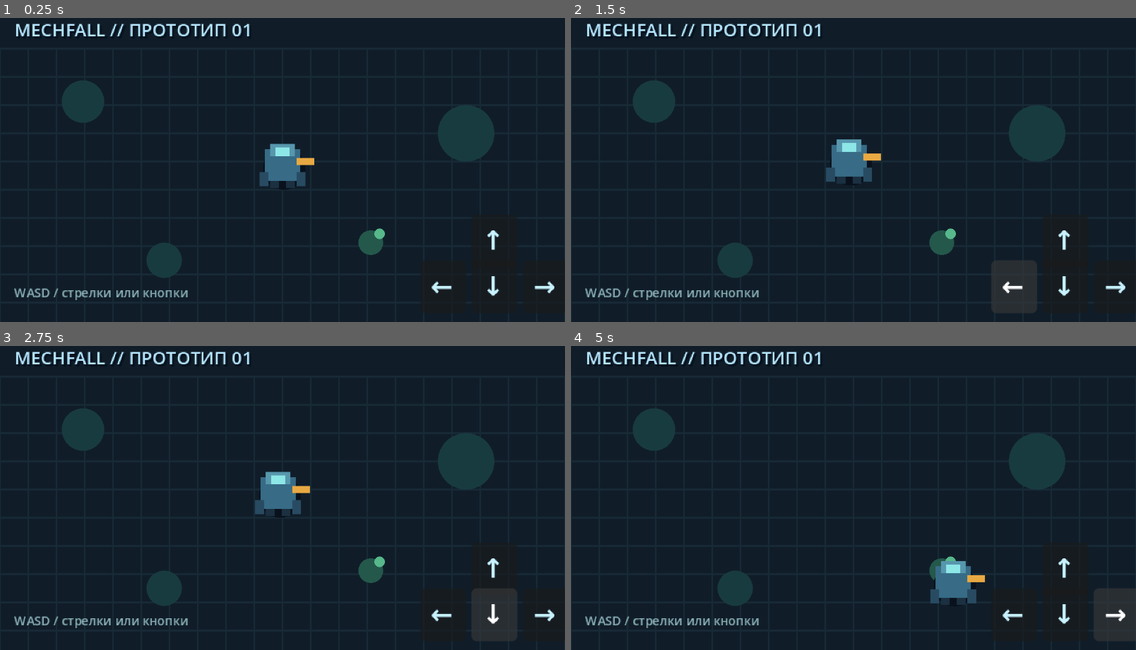
Above: before the commit, frames 1-4 (two rows, left to right).
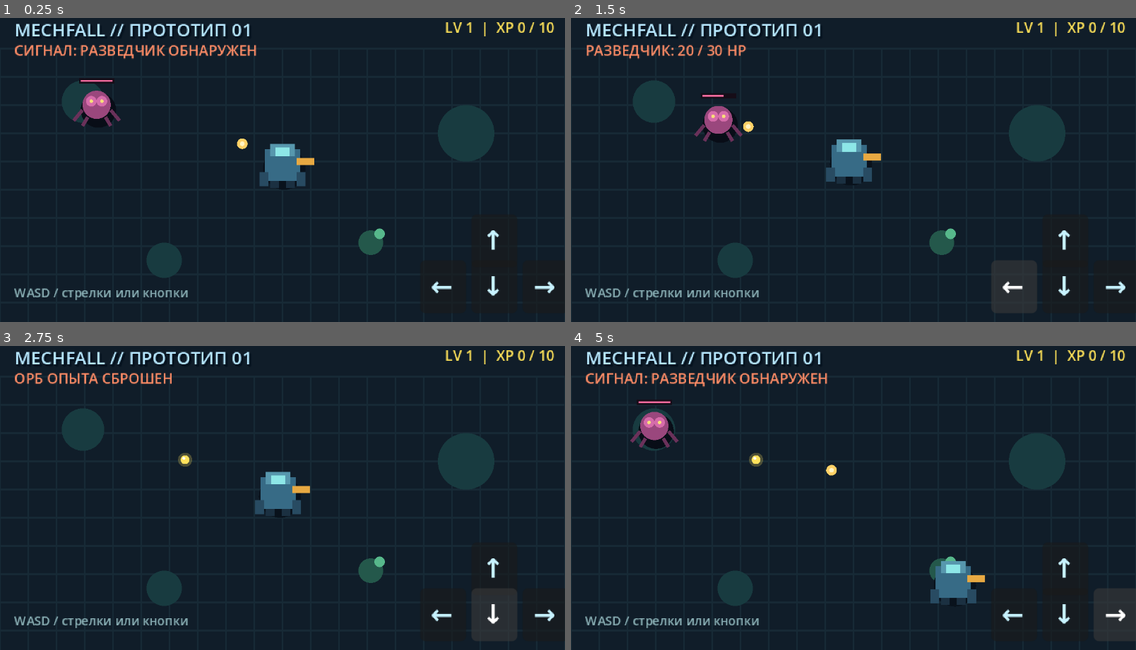
Above: after the commit, the same moments.

Repository: t1mpossible/mech-survivors-
Game: Godot game, scene res://scenes/main.tscn
The game is run twice, just before and just after one commit, with the same random seed, the same clock (stepped at 60 frames per second) and the same inputs.
Inputs:
- Up to frame 1 (0.25 s): no input
- Up to frame 2 (1.5 s): click "↑" at 0.5 s; click "←" at 1.25 s
- Up to frame 3 (2.75 s): click "↓" at 2 s
- Up to frame 4 (5 s): click "→" at 2.75 s; tap Enter at 3.5 s; hold D (move_right) 3.53-4.28 s; hold S (move_down) from 4.28 s (still down)

The runs differ from the first frame. In frame 1, 1.7% of the frame differs, in the area x 2-99%, y 1-44%; in frame 2, 1.4%; in frame 3, 0.9%; in frame 4, 2.0%, in the area x 2-99%, y 1-43%.

Commit message:
Add combat experience and upgrade choices

Diff:
--- /dev/null
+++ b/scenes/alien_scout.tscn
@@ -0,0 +1,6 @@
+[gd_scene load_steps=2 format=3]
+
+[ext_resource type="Script" path="res://scripts/alien_scout.gd" id="1_scout"]
+
+[node name="AlienScout" type="Node2D"]
+script = ExtResource("1_scout")
--- a/scenes/main.tscn
+++ b/scenes/main.tscn
@@ -1,9 +1,19 @@
-[gd_scene load_steps=2 format=3]
+[gd_scene load_steps=5 format=3]
 
 [ext_resource type="Script" path="res://scripts/main.gd" id="1_main"]
+[ext_resource type="PackedScene" path="res://scenes/alien_scout.tscn" id="2_scout"]
+[ext_resource type="PackedScene" path="res://scenes/plasma_round.tscn" id="3_round"]
+[ext_resource type="PackedScene" path="res://scenes/xp_orb.tscn" id="4_orb"]
 
 [node name="Main" type="Node2D"]
 script = ExtResource("1_main")
+
+[node name="Scout" parent="." instance=ExtResource("2_scout")]
+position = Vector2(49, 55)
+
+[node name="Projectiles" type="Node2D" parent="."]
+
+[node name="Pickups" type="Node2D" parent="."]
 
 [node name="Hud" type="CanvasLayer" parent="."]
 
@@ -27,6 +37,74 @@
 theme_override_colors/font_color = Color(0.55, 0.7, 0.72, 1)
 theme_override_font_sizes/font_size = 7
 text = "WASD / стрелки или кнопки"
+
+[node name="EnemyStatus" type="Label" parent="Hud"]
+offset_left = 8.0
+offset_top = 20.0
+offset_right = 180.0
+offset_bottom = 33.0
+theme_override_colors/font_color = Color(1, 0.55, 0.4, 1)
+theme_override_font_sizes/font_size = 8
+text = "СИГНАЛ: РАЗВЕДЧИК ОБНАРУЖЕН"
+
+[node name="Experience" type="Label" parent="Hud"]
+offset_left = 205.0
+offset_top = 7.0
+offset_right = 314.0
+offset_bottom = 18.0
+horizontal_alignment = 2
+theme_override_colors/font_color = Color(1, 0.89, 0.35, 1)
+theme_override_font_sizes/font_size = 8
+text = "LV 1  |  XP 0 / 10"
+
+[node name="UpgradePanel" type="Panel" parent="Hud"]
+visible = false
+offset_left = 42.0
+offset_top = 38.0
+offset_right = 278.0
+offset_bottom = 143.0
+theme_override_styles/panel = null
+
+[node name="Title" type="Label" parent="Hud/UpgradePanel"]
+offset_left = 10.0
+offset_top = 8.0
+offset_right = 226.0
+offset_bottom = 24.0
+horizontal_alignment = 1
+theme_override_colors/font_color = Color(1, 0.85, 0.3, 1)
+theme_override_font_sizes/font_size = 12
+text = "НОВЫЙ УРОВЕНЬ"
+
+[node name="Subtitle" type="Label" parent="Hud/UpgradePanel"]
+offset_left = 10.0
+offset_top = 24.0
+offset_right = 226.0
+offset_bottom = 36.0
+horizontal_alignment = 1
+theme_override_colors/font_color = Color(0.7, 0.85, 0.9, 1)
+theme_override_font_sizes/font_size = 7
+text = "Выберите одно улучшение"
+
+[node name="OptionA" type="Button" parent="Hud/UpgradePanel"]
+offset_left = 12.0
+offset_top = 43.0
+offset_right = 224.0
+offset_bottom = 59.0
+theme_override_font_sizes/font_size = 7
+
+[node name="OptionB" type="Button" parent="Hud/UpgradePanel"]
+offset_left = 12.0
+offset_top = 64.0
+offset_right = 224.0
+offset_bottom = 80.0
+theme_override_font_sizes/font_size = 7
+
+[node name="OptionC" type="Button" parent="Hud/UpgradePanel"]
+offset_left = 12.0
+offset_top = 85.0
+offset_right = 224.0
+offset_bottom = 101.0
+theme_override_font_sizes/font_size = 7
 
 [node name="Up" type="Button" parent="Hud"]
 offset_left = 267.0
@@ -80,3 +158,6 @@
 [connection signal="button_up" from="Hud/Down" to="." method="_set_touch_direction" binds= ["down", false]]
 [connection signal="button_down" from="Hud/Right" to="." method="_set_touch_direction" binds= ["right", true]]
 [connection signal="button_up" from="Hud/Right" to="." method="_set_touch_direction" binds= ["right", false]]
+[connection signal="pressed" from="Hud/UpgradePanel/OptionA" to="." method="_choose_upgrade" binds= [0]]
+[connection signal="pressed" from="Hud/UpgradePanel/OptionB" to="." method="_choose_upgrade" binds= [1]]
+[connection signal="pressed" from="Hud/UpgradePanel/OptionC" to="." method="_choose_upgrade" binds= [2]]
--- /dev/null
+++ b/scenes/plasma_round.tscn
@@ -0,0 +1,6 @@
+[gd_scene load_steps=2 format=3]
+
+[ext_resource type="Script" path="res://scripts/plasma_round.gd" id="1_round"]
+
+[node name="PlasmaRound" type="Node2D"]
+script = ExtResource("1_round")
--- /dev/null
+++ b/scenes/xp_orb.tscn
@@ -0,0 +1,6 @@
+[gd_scene load_steps=2 format=3]
+
+[ext_resource type="Script" path="res://scripts/xp_orb.gd" id="1_orb"]
+
+[node name="XpOrb" type="Node2D"]
+script = ExtResource("1_orb")
--- /dev/null
+++ b/scripts/alien_scout.gd
@@ -0,0 +1,50 @@
+class_name AlienScout
+extends Node2D
+
+@export var movement_speed := 24.0
+@export var max_health := 30
+var target_position := Vector2.ZERO
+var travel_direction := Vector2.DOWN
+var health := max_health
+
+signal health_changed(current_health: int, maximum_health: int)
+signal died
+
+
+func _ready() -> void:
+	add_to_group("enemies")
+	queue_redraw()
+
+
+func _process(delta: float) -> void:
+	var offset := target_position - global_position
+	if offset.length() > 18.0:
+		travel_direction = offset.normalized()
+		global_position += travel_direction * movement_speed * delta
+		queue_redraw()
+
+
+func take_damage(amount: int) -> void:
+	health = maxi(health - amount, 0)
+	health_changed.emit(health, max_health)
+	if health == 0:
+		died.emit()
+		queue_free()
+
+
+func _draw() -> void:
+	# First alien: a quick, low-profile scout. It will later receive health and attacks.
+	draw_circle(Vector2(1, 3), 10.0, Color("080d17"))
+	draw_circle(Vector2.ZERO, 8.0, Color("9a477d"))
+	draw_circle(Vector2(-3, -2), 3.0, Color("d66cab"))
+	draw_circle(Vector2(3, -2), 3.0, Color("d66cab"))
+	draw_circle(Vector2(-3, -2), 1.0, Color("f7df79"))
+	draw_circle(Vector2(3, -2), 1.0, Color("f7df79"))
+	draw_line(Vector2(-8, 3), Vector2(-13, 9), Color("6a315a"), 2.0)
+	draw_line(Vector2(8, 3), Vector2(13, 9), Color("6a315a"), 2.0)
+	draw_line(Vector2(-5, 7), Vector2(-8, 12), Color("6a315a"), 2.0)
+	draw_line(Vector2(5, 7), Vector2(8, 12), Color("6a315a"), 2.0)
+
+	# Visible during balance tuning; later this can become an optional UI setting.
+	draw_rect(Rect2(-10, -15, 20, 3), Color("160d18"))
+	draw_rect(Rect2(-9, -14, 18.0 * float(health) / float(max_health), 1), Color("f06a9d"))
--- a/scripts/main.gd
+++ b/scripts/main.gd
@@ -1,17 +1,42 @@
 extends Node2D
 
 const ARENA_SIZE := Vector2(320, 180)
-const MECH_SPEED := 72.0
+const PLASMA_ROUND := preload("res://scenes/plasma_round.tscn")
+const XP_ORB := preload("res://scenes/xp_orb.tscn")
+const SCOUT_SCENE := preload("res://scenes/alien_scout.tscn")
+const AUTOCANNON_COOLDOWN := 1.0
 
 var mech_position := ARENA_SIZE / 2.0
 var touch_direction := {"up": false, "down": false, "left": false, "right": false}
+var cannon_time_left := 0.0
+var scout_respawn_time_left := 0.0
+var move_speed := 72.0
+var mech_max_health := 100
+var mech_health := 100
+var repair_per_second := 0.0
+var repair_progress := 0.0
+var experience := 0
+var level := 1
+var experience_to_next_level := 10
+var weapon_level := 1
+var weapon_damage := 10
+var weapon_cooldown := AUTOCANNON_COOLDOWN
+var upgrade_open := false
+var available_upgrades: Array[Dictionary] = []
+
+@onready var scout: AlienScout = $Scout
 
 
 func _ready() -> void:
+	_connect_scout(scout)
+	_update_experience_label()
 	queue_redraw()
 
 
 func _process(delta: float) -> void:
+	if upgrade_open:
+		return
+
 	var movement := Input.get_vector("move_left", "move_right", "move_up", "move_down")
 	movement += Vector2(
 		float(touch_direction["right"]) - float(touch_direction["left"]),
@@ -21,14 +46,150 @@
 	if movement.length() > 1.0:
 		movement = movement.normalized()
 
-	mech_position += movement * MECH_SPEED * delta
+	mech_position += movement * move_speed * delta
 	mech_position.x = clampf(mech_position.x, 15.0, ARENA_SIZE.x - 15.0)
 	mech_position.y = clampf(mech_position.y, 30.0, ARENA_SIZE.y - 15.0)
+	if is_instance_valid(scout):
+		scout.target_position = mech_position
+	else:
+		scout_respawn_time_left -= delta
+		if scout_respawn_time_left <= 0.0:
+			_spawn_scout()
+
+	for orb_node in get_tree().get_nodes_in_group("xp_orbs"):
+		var orb := orb_node as XpOrb
+		if orb != null:
+			orb.player_position = mech_position
+
+	if repair_per_second > 0.0:
+		repair_progress += repair_per_second * delta
+		if repair_progress >= 1.0:
+			var repaired := floori(repair_progress)
+			mech_health = mini(mech_max_health, mech_health + repaired)
+			repair_progress -= repaired
+
+	cannon_time_left -= delta
+	if cannon_time_left <= 0.0:
+		var target := _get_nearest_enemy()
+		if target != null:
+			_fire_autocannon(target)
+			cannon_time_left = weapon_cooldown
 	queue_redraw()
 
 
 func _set_touch_direction(direction: String, pressed: bool) -> void:
 	touch_direction[direction] = pressed
+
+
+func _get_nearest_enemy() -> AlienScout:
+	var nearest: AlienScout
+	var nearest_distance := INF
+	for enemy_node in get_tree().get_nodes_in_group("enemies"):
+		var enemy := enemy_node as AlienScout
+		if enemy == null:
+			continue
+		var distance := mech_position.distance_squared_to(enemy.global_position)
+		if distance < nearest_distance:
+			nearest = enemy
+			nearest_distance = distance
+	return nearest
+
+
+func _fire_autocannon(target: AlienScout) -> void:
+	var round := PLASMA_ROUND.instantiate() as PlasmaRound
+	$Projectiles.add_child(round)
+	round.global_position = mech_position + Vector2(11, -2)
+	round.target = target
+	round.damage = weapon_damage
+
+
+func _on_scout_health_changed(current_health: int, maximum_health: int) -> void:
+	$Hud/EnemyStatus.text = "РАЗВЕДЧИК: %d / %d HP" % [current_health, maximum_health]
+
+
+func _on_scout_died() -> void:
+	var orb := XP_ORB.instantiate() as XpOrb
+	$Pickups.add_child(orb)
+	orb.global_position = scout.global_position
+	orb.collected.connect(_collect_experience)
+	scout = null
+	scout_respawn_time_left = 2.0
+	$Hud/EnemyStatus.text = "ОРБ ОПЫТА СБРОШЕН"
+
+
+func _connect_scout(new_scout: AlienScout) -> void:
+	scout = new_scout
+	scout.health_changed.connect(_on_scout_health_changed)
+	scout.died.connect(_on_scout_died)
+
+
+func _spawn_scout() -> void:
+	var new_scout := SCOUT_SCENE.instantiate() as AlienScout
+	add_child(new_scout)
+	new_scout.global_position = Vector2(35.0, 48.0)
+	_connect_scout(new_scout)
+	$Hud/EnemyStatus.text = "СИГНАЛ: РАЗВЕДЧИК ОБНАРУЖЕН"
+
+
+func _collect_experience(amount: int) -> void:
+	experience += amount
+	if experience >= experience_to_next_level:
+		experience -= experience_to_next_level
+		level += 1
+		experience_to_next_level = ceili(6.0 + 4.0 * pow(level, 1.32))
+		_open_upgrade_choice()
+	_update_experience_label()
+
+
+func _update_experience_label() -> void:
+	$Hud/Experience.text = "LV %d  |  XP %d / %d" % [level, experience, experience_to_next_level]
+
+
+func _open_upgrade_choice() -> void:
+	upgrade_open = true
+	if weapon_level < 7:
+		available_upgrades = [
+			{"kind": "weapon_damage", "title": "АВТОПУШКА: +5 урона"},
+			{"kind": "weapon_rate", "title": "АВТОПУШКА: +20% к темпу"},
+			_get_character_upgrade()
+		]
+	else:
+		available_upgrades = [_get_character_upgrade(), _get_character_upgrade(), _get_character_upgrade()]
+	$Hud/UpgradePanel.visible = true
+	$Hud/UpgradePanel/OptionA.text = available_upgrades[0].title
+	$Hud/UpgradePanel/OptionB.text = available_upgrades[1].title
+	$Hud/UpgradePanel/OptionC.text = available_upgrades[2].title
+
+
+func _get_character_upgrade() -> Dictionary:
+	var choices: Array[Dictionary] = [
+		{"kind": "max_health", "title": "БРОНЯ: +20 максимального HP"},
+		{"kind": "repair", "title": "РЕМОНТ: +1 HP в секунду"},
+		{"kind": "speed", "title": "ДВИГАТЕЛИ: +10% скорости"}
+	]
+	return choices.pick_random()
+
+
+func _choose_upgrade(index: int) -> void:
+	var choice := available_upgrades[index]
+	match choice.kind:
+		"weapon_damage":
+			weapon_level += 1
+			weapon_damage += 5
+			$Hud/EnemyStatus.text = "АВТОПУШКА УР. %d: %d УРОНА" % [weapon_level, weapon_damage]
+		"weapon_rate":
+			weapon_level += 1
+			weapon_cooldown *= 0.8
+			$Hud/EnemyStatus.text = "АВТОПУШКА УР. %d: ТЕМП +20%%" % weapon_level
+		"max_health":
+			mech_max_health += 20
+			mech_health += 20
+		"repair":
+			repair_per_second += 1.0
+		"speed":
+			move_speed *= 1.1
+	$Hud/UpgradePanel.visible = false
+	upgrade_open = false
 
 
 func _draw() -> void:
--- /dev/null
+++ b/scripts/plasma_round.gd
@@ -0,0 +1,30 @@
+class_name PlasmaRound
+extends Node2D
+
+const SPEED := 150.0
+
+var target: AlienScout
+var damage := 10
+
+
+func _ready() -> void:
+	queue_redraw()
+
+
+func _process(delta: float) -> void:
+	if not is_instance_valid(target):
+		queue_free()
+		return
+
+	var offset := target.global_position - global_position
+	if offset.length() <= SPEED * delta + 5.0:
+		target.take_damage(damage)
+		queue_free()
+		return
+
+	global_position += offset.normalized() * SPEED * delta
+
+
+func _draw() -> void:
+	draw_circle(Vector2.ZERO, 3.0, Color("ffd166"))
+	draw_circle(Vector2.ZERO, 1.3, Color("fff4c4"))
--- /dev/null
+++ b/scripts/xp_orb.gd
@@ -0,0 +1,35 @@
+class_name XpOrb
+extends Node2D
+
+enum Tier { SMALL_YELLOW, LARGE_RED, ELITE_BLUE }
+
+var tier := Tier.SMALL_YELLOW
+var experience_amount := 10
+var player_position := Vector2.ZERO
+
+signal collected(amount: int)
+
+
+func _ready() -> void:
+	add_to_group("xp_orbs")
+	queue_redraw()
+
+
+func _process(delta: float) -> void:
+	var offset := player_position - global_position
+	if offset.length() < 42.0:
+		global_position += offset.normalized() * 80.0 * delta
+	if offset.length() < 7.0:
+		collected.emit(experience_amount)
+		queue_free()
+
+
+func _draw() -> void:
+	var orb_color := Color("ffe25c")
+	if tier == Tier.LARGE_RED:
+		orb_color = Color("f05b61")
+	elif tier == Tier.ELITE_BLUE:
+		orb_color = Color("5cc8ff")
+	draw_circle(Vector2.ZERO, 4.0, Color(orb_color.r, orb_color.g, orb_color.b, 0.25))
+	draw_circle(Vector2.ZERO, 2.5, orb_color)
+	draw_circle(Vector2(-0.7, -0.8), 0.8, Color.WHITE)
Not shown, added: scripts/alien_scout.gd.uid
Not shown, added: scripts/plasma_round.gd.uid
Not shown, added: scripts/xp_orb.gd.uid
